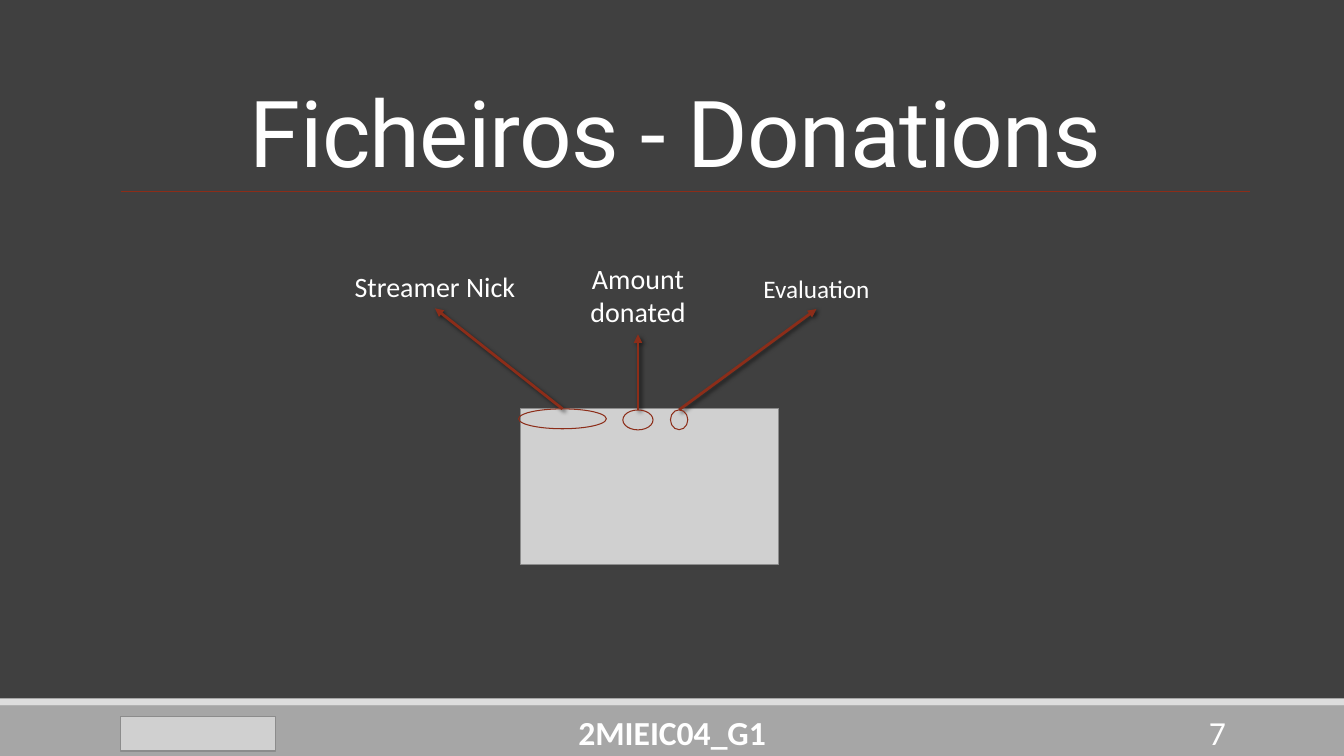
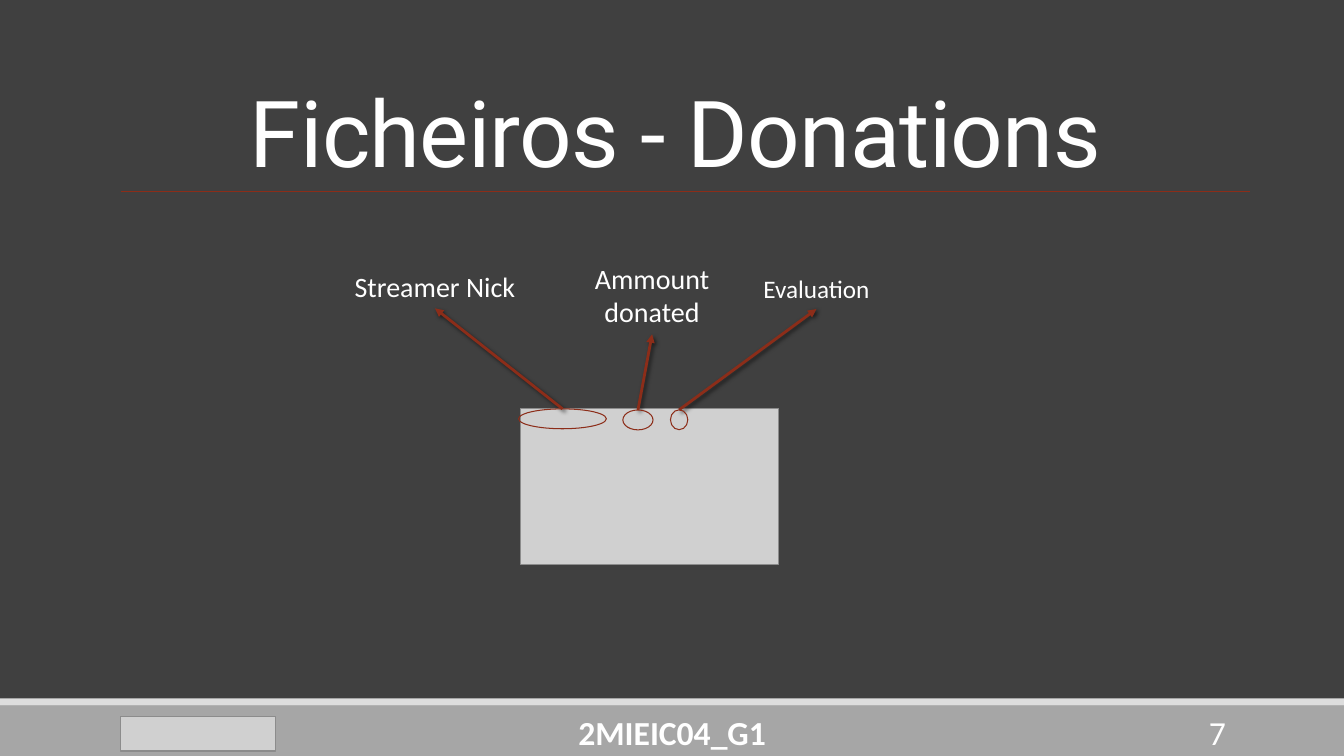
Before and after one commit to DoStini/FEUP-AEDA-proj, a slide deck: slide 7 of StreamZ__P2.pptx. Drawn at 1344x756 pixels with LibreOffice and Linux fonts; fonts in the diff are those of the drawing; grey boxes stand for pictures. Boxes give left, top, right and bottom in pixels: in the first picture for what was removed or moved away, otherwise in the second. Text is boxed around its words. In the diff, an @@ line names an element or a change of style, - is before the commit and + after.

```diff
--- a/StreamZ__P2.pptx
+++ b/StreamZ__P2.pptx
@@ text at (x1=595, y1=271, x2=709, y2=322): text changed @@
-Amount donated
+Ammount donated
@@ arrow moved from (638, 410) - (638, 335) to (638, 410) - (652, 335) @@
```
Also in this commit, not shown: 2 other slides changed, 1 slide added, 7 other files.
